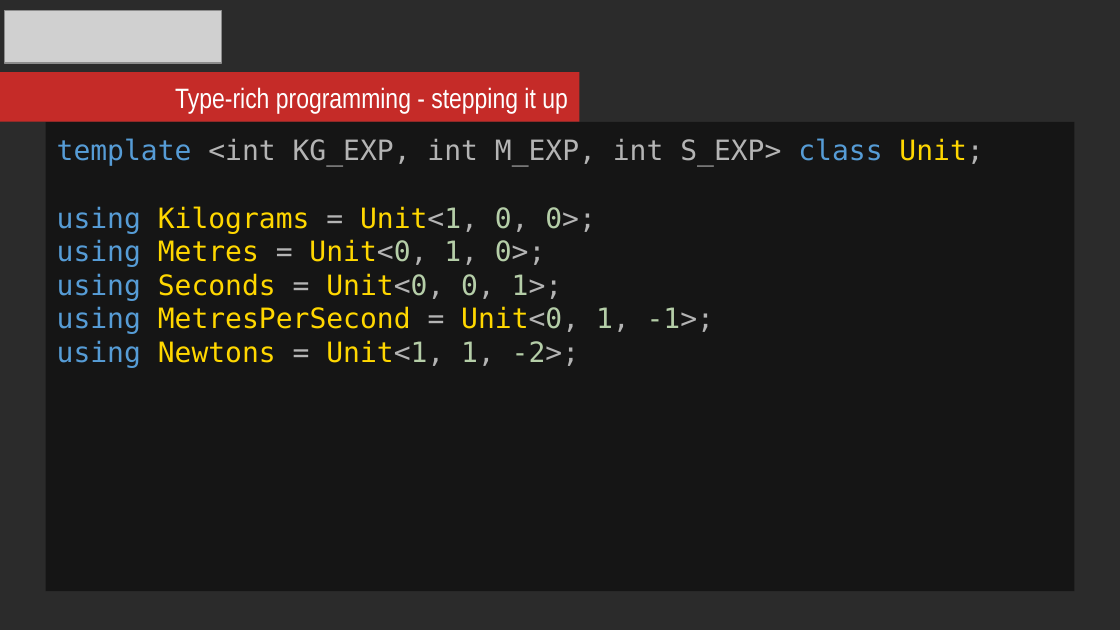
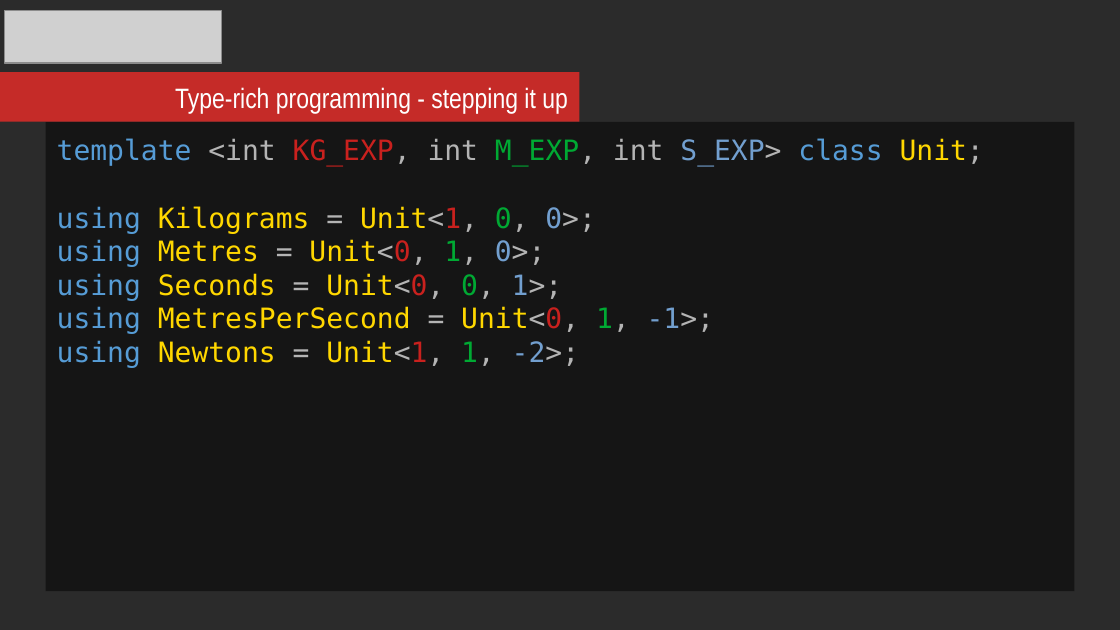
Before and after one commit to mikosz/type-safety, a slide deck: slide 18 of ask-not-what-you-can-do-for-the-compiler.odp. Drawn at 1120x630 pixels with LibreOffice and Linux fonts; fonts in the diff are those of the drawing; grey boxes stand for pictures; background and template pictures are left out; a plain dark background stands for a picture behind light text. Boxes give left, top, right and bottom in pixels: in the first picture for what was removed or moved away, otherwise in the second. Text is boxed around its words. In the diff, an @@ line names an element or a change of style, - is before the commit and + after.

```diff
--- a/ask-not-what-you-can-do-for-the-compiler.odp
+++ b/ask-not-what-you-can-do-for-the-compiler.odp
@@ rectangle "template <int KG_EXP, int M_EXP, ..." at (46,122,1074,591): text colour #B4B4B4 to #C9211E in "KG_EXP,"; text colour #B4B4B4 to #00A933 in "M_EXP,"; text colour #B4B4B4 to #729FCF in "S_EXP>"; text colour #B5CEA8 to #C9211E in "Unit<1,", "Unit<0,", "Unit<0,", "Unit<0," and 1 more places; text colour #B5CEA8 to #00A933 in "0,", "1,", "0,", "1," and 1 more places; text colour #B5CEA8 to #729FCF in "0>;", "0>;", "1>;", "-1>;" and 1 more places @@
```
Also in this commit, not shown: 2 other slides changed, 8 other files.
